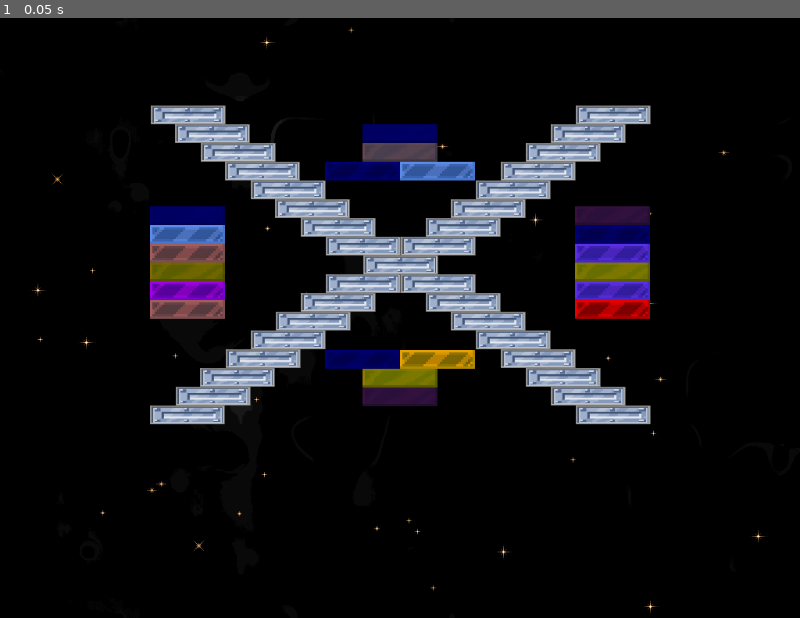
Above: before the commit, frame 1.
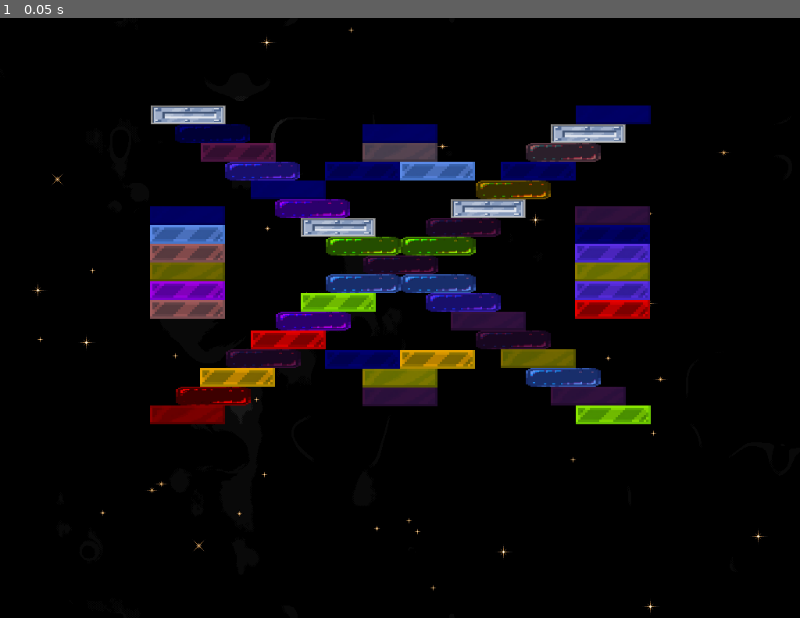
Above: after the commit, the same moment.

Repository: cristiadu/breakot
Game: Godot game, scene res://levels/Level4.tscn
Two runs of this game, one before a commit and one after it. Both use one fixed random seed, a clock stepped at 60 frames per second and the inputs below. This scene is started directly instead of the project's main scene.
Inputs:
- Up to frame 1 (0.05 s): no input

The runs differ from the first frame. In frame 1, 8.5% of the frame differs, in the area x 18-82%, y 14-68%.

Commit message:
adding level 4 and aligning text

Diff:
--- a/HUD.tscn
+++ b/HUD.tscn
@@ -166,6 +166,7 @@
 theme_override_fonts/font = ExtResource("2")
 theme_override_font_sizes/font_size = 37
 text = "BREAKÔT"
+horizontal_alignment = 1
 
 [node name="InfoMessage" type="Label" parent="."]
 anchors_preset = 8
@@ -175,7 +176,7 @@
 anchor_bottom = 0.5
 offset_left = -123.0
 offset_top = -19.0
-offset_right = 277.0
+offset_right = 89.0
 offset_bottom = 12.0
 grow_horizontal = 2
 grow_vertical = 2
@@ -184,6 +185,7 @@
 theme_override_colors/font_outline_color = Color(0, 0, 0, 1)
 theme_override_fonts/font = ExtResource("2")
 text = "Press \"ENTER\" to play!"
+horizontal_alignment = 1
 
 [node name="CurrentScore" type="Label" parent="."]
 anchors_preset = 5
--- a/blocks/BubbleBlock.gd
+++ b/blocks/BubbleBlock.gd
@@ -2,6 +2,7 @@
 
 func _ready():
 	points = 5
+	super._ready()
 
 
 func get_block_type():
--- a/levels/Level4.tscn
+++ b/levels/Level4.tscn
@@ -1,7 +1,8 @@
-[gd_scene load_steps=5 format=3 uid="uid://dxw6nu2so8834"]
+[gd_scene load_steps=6 format=3 uid="uid://dxw6nu2so8834"]
 
 [ext_resource type="Texture2D" uid="uid://bb5urghd1xbs4" path="res://assets/level4-bg.png" id="1"]
 [ext_resource type="PackedScene" uid="uid://c3tfhnp7yef0e" path="res://blocks/MetalBlock.tscn" id="2"]
+[ext_resource type="PackedScene" uid="uid://cbwyhpjfd813f" path="res://blocks/BubbleBlock.tscn" id="2_ue5tc"]
 [ext_resource type="PackedScene" uid="uid://dpuy31prlb1dx" path="res://blocks/CrackeableGlassBlock.tscn" id="3"]
 [ext_resource type="PackedScene" uid="uid://dlq157mg0jfu0" path="res://blocks/WeakGlassBlock.tscn" id="4"]
 
@@ -15,104 +16,68 @@
 
 [node name="Blocks" type="Node2D" parent="."]
 
-[node name="MetalBlock" parent="Blocks" instance=ExtResource("2")]
-position = Vector2(305, 172)
+[node name="BubbleBlock" parent="Blocks" instance=ExtResource("2_ue5tc")]
+position = Vector2(272, 148)
 
-[node name="MetalBlock2" parent="Blocks" instance=ExtResource("2")]
+[node name="BubbleBlock9" parent="Blocks" instance=ExtResource("2_ue5tc")]
+position = Vector2(721, 172)
+
+[node name="BubbleBlock10" parent="Blocks" instance=ExtResource("2_ue5tc")]
+position = Vector2(593, 268)
+
+[node name="BubbleBlock11" parent="Blocks" instance=ExtResource("2_ue5tc")]
+position = Vector2(657, 220)
+
+[node name="BubbleBlock2" parent="Blocks" instance=ExtResource("2_ue5tc")]
 position = Vector2(336, 196)
+
+[node name="BubbleBlock12" parent="Blocks" instance=ExtResource("2_ue5tc")]
+position = Vector2(337, 436)
+
+[node name="BubbleBlock14" parent="Blocks" instance=ExtResource("2_ue5tc")]
+position = Vector2(401, 388)
+
+[node name="BubbleBlock15" parent="Blocks" instance=ExtResource("2_ue5tc")]
+position = Vector2(593, 364)
+
+[node name="BubbleBlock16" parent="Blocks" instance=ExtResource("2_ue5tc")]
+position = Vector2(657, 412)
+
+[node name="BubbleBlock17" parent="Blocks" instance=ExtResource("2_ue5tc")]
+position = Vector2(721, 460)
+
+[node name="BubbleBlock13" parent="Blocks" instance=ExtResource("2_ue5tc")]
+position = Vector2(273, 484)
+
+[node name="BubbleBlock3" parent="Blocks" instance=ExtResource("2_ue5tc")]
+position = Vector2(400, 244)
+
+[node name="BubbleBlock4" parent="Blocks" instance=ExtResource("2_ue5tc")]
+position = Vector2(561, 340)
+
+[node name="BubbleBlock7" parent="Blocks" instance=ExtResource("2_ue5tc")]
+position = Vector2(465, 340)
+
+[node name="BubbleBlock8" parent="Blocks" instance=ExtResource("2_ue5tc")]
+position = Vector2(513, 316)
+
+[node name="BubbleBlock5" parent="Blocks" instance=ExtResource("2_ue5tc")]
+position = Vector2(561, 292)
+
+[node name="BubbleBlock6" parent="Blocks" instance=ExtResource("2_ue5tc")]
+position = Vector2(465, 292)
 
 [node name="MetalBlock8" parent="Blocks" instance=ExtResource("2")]
 position = Vector2(241, 124)
 
-[node name="MetalBlock33" parent="Blocks" instance=ExtResource("2")]
-position = Vector2(272, 148)
-
-[node name="MetalBlock3" parent="Blocks" instance=ExtResource("2")]
-position = Vector2(369, 220)
-
-[node name="MetalBlock4" parent="Blocks" instance=ExtResource("2")]
-position = Vector2(400, 244)
-
-[node name="MetalBlock5" parent="Blocks" instance=ExtResource("2")]
-position = Vector2(465, 292)
-
-[node name="MetalBlock6" parent="Blocks" instance=ExtResource("2")]
-position = Vector2(593, 268)
-
 [node name="MetalBlock11" parent="Blocks" instance=ExtResource("2")]
 position = Vector2(625, 244)
-
-[node name="MetalBlock12" parent="Blocks" instance=ExtResource("2")]
-position = Vector2(657, 220)
-
-[node name="MetalBlock13" parent="Blocks" instance=ExtResource("2")]
-position = Vector2(689, 196)
-
-[node name="MetalBlock14" parent="Blocks" instance=ExtResource("2")]
-position = Vector2(721, 172)
 
 [node name="MetalBlock31" parent="Blocks" instance=ExtResource("2")]
 position = Vector2(753, 148)
 
-[node name="MetalBlock32" parent="Blocks" instance=ExtResource("2")]
-position = Vector2(785, 124)
-
 [node name="MetalBlock7" parent="Blocks" instance=ExtResource("2")]
 position = Vector2(433, 268)
-
-[node name="MetalBlock15" parent="Blocks" instance=ExtResource("2")]
-position = Vector2(337, 436)
-
-[node name="MetalBlock22" parent="Blocks" instance=ExtResource("2")]
-position = Vector2(304, 460)
-
-[node name="MetalBlock29" parent="Blocks" instance=ExtResource("2")]
-position = Vector2(273, 484)
-
-[node name="MetalBlock30" parent="Blocks" instance=ExtResource("2")]
-position = Vector2(240, 508)
-
-[node name="MetalBlock16" parent="Blocks" instance=ExtResource("2")]
-position = Vector2(369, 412)
-
-[node name="MetalBlock17" parent="Blocks" instance=ExtResource("2")]
-position = Vector2(401, 388)
-
-[node name="MetalBlock18" parent="Blocks" instance=ExtResource("2")]
-position = Vector2(593, 364)
-
-[node name="MetalBlock19" parent="Blocks" instance=ExtResource("2")]
-position = Vector2(465, 340)
-
-[node name="MetalBlock20" parent="Blocks" instance=ExtResource("2")]
-position = Vector2(433, 364)
-
-[node name="MetalBlock9" parent="Blocks" instance=ExtResource("2")]
-position = Vector2(561, 292)
-
-[node name="MetalBlock21" parent="Blocks" instance=ExtResource("2")]
-position = Vector2(561, 340)
-
-[node name="MetalBlock23" parent="Blocks" instance=ExtResource("2")]
-position = Vector2(657, 412)
-
-[node name="MetalBlock24" parent="Blocks" instance=ExtResource("2")]
-position = Vector2(625, 388)
-
-[node name="MetalBlock25" parent="Blocks" instance=ExtResource("2")]
-position = Vector2(721, 460)
-
-[node name="MetalBlock26" parent="Blocks" instance=ExtResource("2")]
-position = Vector2(689, 436)
-
-[node name="MetalBlock27" parent="Blocks" instance=ExtResource("2")]
-position = Vector2(785, 508)
-
-[node name="MetalBlock28" parent="Blocks" instance=ExtResource("2")]
-position = Vector2(753, 484)
-
-[node name="MetalBlock10" parent="Blocks" instance=ExtResource("2")]
-position = Vector2(513, 316)
 
 [node name="CrackeableGlassBlock" parent="Blocks" instance=ExtResource("3")]
 position = Vector2(784, 373)
@@ -120,8 +85,20 @@
 [node name="CrackeableGlassBlock2" parent="Blocks" instance=ExtResource("3")]
 position = Vector2(784, 349)
 
+[node name="CrackeableGlassBlock15" parent="Blocks" instance=ExtResource("3")]
+position = Vector2(785, 508)
+
 [node name="WeakGlassBlock" parent="Blocks" instance=ExtResource("4")]
 position = Vector2(784, 325)
+
+[node name="WeakGlassBlock13" parent="Blocks" instance=ExtResource("4")]
+position = Vector2(689, 436)
+
+[node name="WeakGlassBlock14" parent="Blocks" instance=ExtResource("4")]
+position = Vector2(625, 388)
+
+[node name="WeakGlassBlock12" parent="Blocks" instance=ExtResource("4")]
+position = Vector2(753, 484)
 
 [node name="CrackeableGlassBlock3" parent="Blocks" instance=ExtResource("3")]
 position = Vector2(784, 301)
@@ -129,8 +106,14 @@
 [node name="CrackeableGlassBlock4" parent="Blocks" instance=ExtResource("3")]
 position = Vector2(784, 277)
 
+[node name="CrackeableGlassBlock14" parent="Blocks" instance=ExtResource("3")]
+position = Vector2(689, 196)
+
 [node name="WeakGlassBlock2" parent="Blocks" instance=ExtResource("4")]
 position = Vector2(784, 253)
+
+[node name="WeakGlassBlock10" parent="Blocks" instance=ExtResource("4")]
+position = Vector2(785, 124)
 
 [node name="WeakGlassBlock5" parent="Blocks" instance=ExtResource("4")]
 position = Vector2(512, 461)
@@ -146,6 +129,15 @@
 
 [node name="CrackeableGlassBlock5" parent="Blocks" instance=ExtResource("3")]
 position = Vector2(240, 373)
+
+[node name="CrackeableGlassBlock16" parent="Blocks" instance=ExtResource("3")]
+position = Vector2(369, 412)
+
+[node name="CrackeableGlassBlock18" parent="Blocks" instance=ExtResource("3")]
+position = Vector2(433, 364)
+
+[node name="CrackeableGlassBlock17" parent="Blocks" instance=ExtResource("3")]
+position = Vector2(304, 460)
 
 [node name="CrackeableGlassBlock9" parent="Blocks" instance=ExtResource("3")]
 position = Vector2(464, 437)
@@ -168,12 +160,21 @@
 [node name="CrackeableGlassBlock7" parent="Blocks" instance=ExtResource("3")]
 position = Vector2(240, 301)
 
+[node name="CrackeableGlassBlock13" parent="Blocks" instance=ExtResource("3")]
+position = Vector2(305, 172)
+
 [node name="CrackeableGlassBlock8" parent="Blocks" instance=ExtResource("3")]
 position = Vector2(240, 277)
 
 [node name="WeakGlassBlock4" parent="Blocks" instance=ExtResource("4")]
 position = Vector2(240, 253)
 
+[node name="WeakGlassBlock11" parent="Blocks" instance=ExtResource("4")]
+position = Vector2(240, 508)
+
+[node name="WeakGlassBlock9" parent="Blocks" instance=ExtResource("4")]
+position = Vector2(369, 220)
+
 [node name="StartingBallPosition" type="Marker2D" parent="."]
 position = Vector2(336, 56)
 
